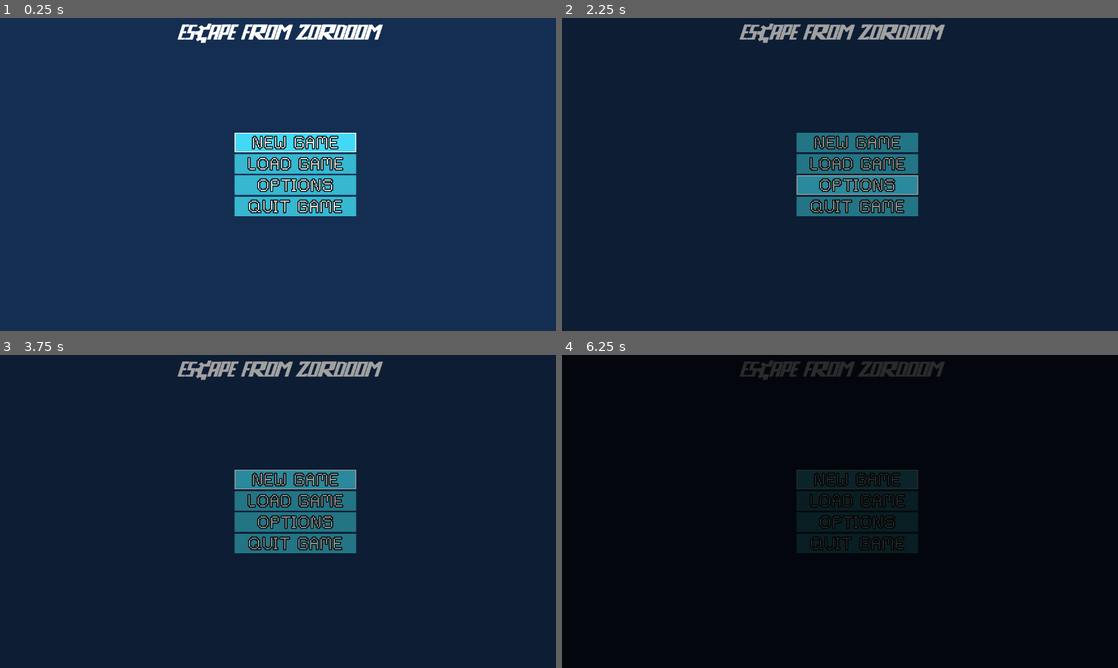
Above: before the commit, frames 1-4 (two rows, left to right).
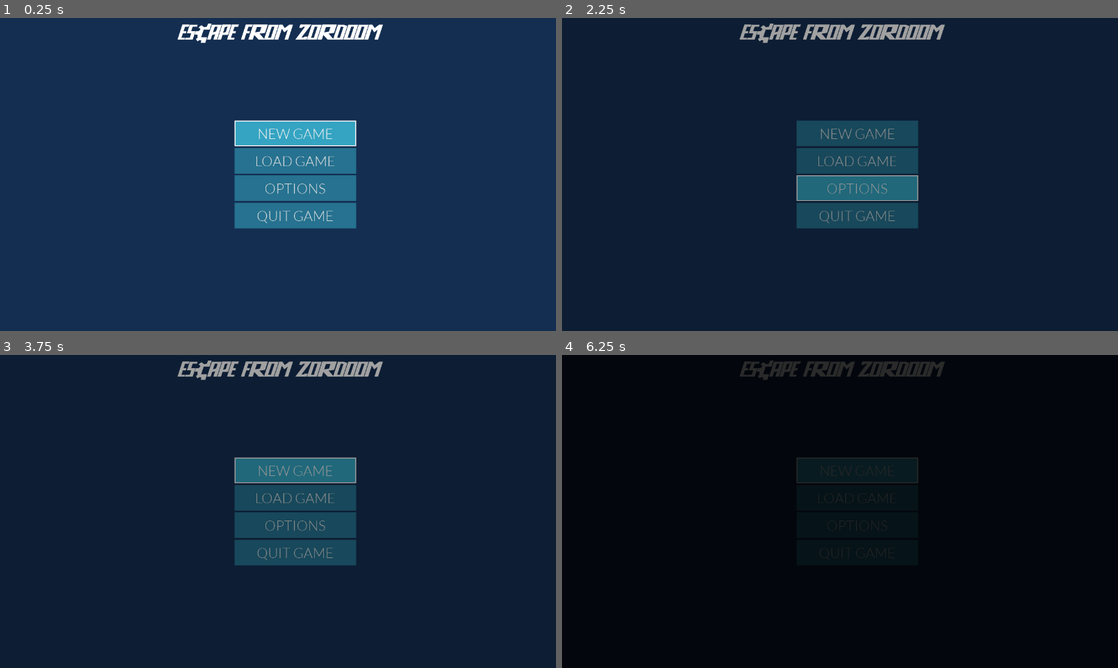
Above: after the commit, the same moments.

Repository: JoonasHeinonen/escape-from-zordoom-prison
Game: Godot game, scene res://scenes/Menu/MainMenu.tscn
Same seed, same stepped clock (60 frames per second), same inputs: the game is played once before the commit and once after it.
Inputs:
- Up to frame 1 (0.25 s): no input
- Up to frame 2 (2.25 s): click "LOAD GAME" at 0.5 s; click "Back" at 1.25 s; click "OPTIONS" at 2 s
- Up to frame 3 (3.75 s): click "Back" at 2.75 s; click "NEW GAME" at 3.5 s
- Up to frame 4 (6.25 s): click "NEW GAME" at 4.25 s; click "NEW GAME" at 5 s; tap Enter at 5.75 s

The runs differ from the first frame. In frame 1, 7.4% of the frame differs, in the area x 42-65%, y 32-68%; in frame 2, 6.8%; in frame 3, 7.1%; in frame 4, 0.9%.

Commit message:
feature/theme: Removed rainyhearts, imported Lato as the default font for the theme.

Diff:
--- /dev/null
+++ b/resources/fonts/lato-bold.tres
@@ -0,0 +1,10 @@
+[gd_resource type="DynamicFont" load_steps=2 format=2]
+
+[ext_resource path="res://resources/fonts/Lato-Bold.ttf" type="DynamicFontData" id=1]
+
+[resource]
+size = 32
+use_filter = true
+extra_spacing_top = 10
+extra_spacing_bottom = 10
+font_data = ExtResource( 1 )
--- /dev/null
+++ b/resources/fonts/lato-light.tres
@@ -0,0 +1,10 @@
+[gd_resource type="DynamicFont" load_steps=2 format=2]
+
+[ext_resource path="res://resources/fonts/Lato-Light.ttf" type="DynamicFontData" id=1]
+
+[resource]
+size = 32
+use_filter = true
+extra_spacing_top = 10
+extra_spacing_bottom = 10
+font_data = ExtResource( 1 )
--- /dev/null
+++ b/resources/fonts/lato-regular.tres
@@ -0,0 +1,10 @@
+[gd_resource type="DynamicFont" load_steps=2 format=2]
+
+[ext_resource path="res://resources/fonts/Lato-Bold.ttf" type="DynamicFontData" id=1]
+
+[resource]
+size = 32
+use_filter = true
+extra_spacing_top = 10
+extra_spacing_bottom = 10
+font_data = ExtResource( 1 )
--- a/resources/fonts/rainyhearts.tres
+++ /dev/null
@@ -1,9 +0,0 @@
-[gd_resource type="DynamicFont" load_steps=2 format=2]
-
-[ext_resource path="res://resources/fonts/rainyhearts.ttf" type="DynamicFontData" id=1]
-
-[resource]
-size = 48
-outline_size = 2
-outline_color = Color( 0, 0, 0, 1 )
-font_data = ExtResource( 1 )
--- a/scenes/Menu/LoadGame.tscn
+++ b/scenes/Menu/LoadGame.tscn
@@ -3,3 +3,13 @@
 [ext_resource path="res://scenes/Menu/MenuScene.tscn" type="PackedScene" id=1]
 
 [node name="LoadGame" instance=ExtResource( 1 )]
+
+[node name="VBoxContainer" parent="CenterContainer" index="0"]
+margin_left = 628.0
+margin_top = 348.0
+margin_right = 652.0
+margin_bottom = 371.0
+
+[node name="Button" parent="CenterContainer/VBoxContainer" index="0"]
+margin_right = 24.0
+margin_bottom = 23.0
--- a/scenes/Menu/MainMenu.tscn
+++ b/scenes/Menu/MainMenu.tscn
@@ -45,12 +45,12 @@
 alignment = 1
 
 [node name="NewGameButton" parent="VBoxContainer/CenterRow/Buttons" instance=ExtResource( 5 )]
-margin_top = 264.0
+margin_top = 236.0
 margin_right = 280.0
-margin_bottom = 309.0
+margin_bottom = 295.0
 
 [node name="LoadGameButton" parent="VBoxContainer/CenterRow/Buttons" instance=ExtResource( 2 )]
-margin_top = 313.0
+margin_top = 299.0
 margin_right = 280.0
 margin_bottom = 358.0
 scene_to_load = "res://scenes/Menu/LoadGame.tscn"
@@ -58,13 +58,13 @@
 [node name="OptionsButton" parent="VBoxContainer/CenterRow/Buttons" instance=ExtResource( 3 )]
 margin_top = 362.0
 margin_right = 280.0
-margin_bottom = 407.0
+margin_bottom = 421.0
 scene_to_load = "res://scenes/Menu/Options.tscn"
 
 [node name="QuitGameButton" parent="VBoxContainer/CenterRow/Buttons" instance=ExtResource( 4 )]
-margin_top = 411.0
+margin_top = 425.0
 margin_right = 280.0
-margin_bottom = 456.0
+margin_bottom = 484.0
 
 [node name="FadeIn" parent="." instance=ExtResource( 6 )]
 visible = false
--- a/scenes/Menu/Materials/MenuButton.tscn
+++ b/scenes/Menu/Materials/MenuButton.tscn
@@ -1,6 +1,5 @@
-[gd_scene load_steps=4 format=2]
+[gd_scene load_steps=3 format=2]
 
-[ext_resource path="res://resources/fonts/rainyhearts.tres" type="DynamicFont" id=1]
 [ext_resource path="res://src/scripts/Menu/MenuButton.gd" type="Script" id=2]
 [ext_resource path="res://src/theme/zordoom_theme.tres" type="Theme" id=3]
 
@@ -8,6 +7,5 @@
 margin_right = 1280.0
 margin_bottom = 51.0
 theme = ExtResource( 3 )
-custom_fonts/font = ExtResource( 1 )
 text = "label"
 script = ExtResource( 2 )
--- a/scenes/Menu/MenuScene.tscn
+++ b/scenes/Menu/MenuScene.tscn
@@ -1,6 +1,5 @@
-[gd_scene load_steps=4 format=2]
+[gd_scene load_steps=3 format=2]
 
-[ext_resource path="res://resources/fonts/rainyhearts.tres" type="DynamicFont" id=1]
 [ext_resource path="res://src/scripts/Menu/ReturnMainMenu.gd" type="Script" id=2]
 [ext_resource path="res://src/theme/zordoom_theme.tres" type="Theme" id=3]
 
@@ -14,16 +13,15 @@
 anchor_bottom = 1.0
 
 [node name="VBoxContainer" type="VBoxContainer" parent="CenterContainer"]
-margin_left = 595.0
-margin_top = 337.0
-margin_right = 685.0
-margin_bottom = 382.0
+margin_left = 628.0
+margin_top = 348.0
+margin_right = 652.0
+margin_bottom = 371.0
 
 [node name="Button" type="Button" parent="CenterContainer/VBoxContainer"]
-margin_right = 90.0
-margin_bottom = 45.0
+margin_right = 24.0
+margin_bottom = 23.0
 theme = ExtResource( 3 )
-custom_fonts/font = ExtResource( 1 )
 text = "Back"
 
 [connection signal="pressed" from="CenterContainer/VBoxContainer/Button" to="." method="_on_Button_pressed"]
--- a/src/theme/zordoom_theme.tres
+++ b/src/theme/zordoom_theme.tres
@@ -1,11 +1,12 @@
 [gd_resource type="Theme" load_steps=13 format=2]
 
-[ext_resource path="res://resources/fonts/rainyhearts.tres" type="DynamicFont" id=1]
+[ext_resource path="res://resources/fonts/lato-light.tres" type="DynamicFont" id=1]
 
 [sub_resource type="StyleBoxFlat" id=1]
+bg_color = Color( 0.0666667, 0.133333, 0.333333, 1 )
 
 [sub_resource type="StyleBoxFlat" id=2]
-bg_color = Color( 0.262745, 0.854902, 0.972549, 1 )
+bg_color = Color( 0.262745, 0.854902, 0.972549, 0.490196 )
 border_width_left = 2
 border_width_top = 2
 border_width_right = 2
@@ -13,13 +14,13 @@
 border_color = Color( 1, 1, 1, 1 )
 
 [sub_resource type="StyleBoxFlat" id=3]
-bg_color = Color( 0.262745, 0.854902, 0.972549, 1 )
+bg_color = Color( 0.2619, 0.851983, 0.97, 0.490196 )
 
 [sub_resource type="StyleBoxFlat" id=4]
-bg_color = Color( 0.219608, 0.721569, 0.819608, 1 )
+bg_color = Color( 0.219608, 0.721569, 0.819608, 0.490196 )
 
-[sub_resource type="StyleBoxFlat" id=5]
-bg_color = Color( 0.145098, 0.47451, 0.541176, 1 )
+[sub_resource type="StyleBoxFlat" id=13]
+bg_color = Color( 0.145098, 0.47451, 0.541176, 0.490196 )
 
 [sub_resource type="StyleBoxFlat" id=11]
 bg_color = Color( 0.290196, 0.290196, 0.290196, 0 )
@@ -30,13 +31,13 @@
 border_color = Color( 1, 1, 1, 1 )
 
 [sub_resource type="StyleBoxFlat" id=12]
-bg_color = Color( 0.145098, 0.47451, 0.541176, 1 )
+bg_color = Color( 0.145098, 0.47451, 0.541176, 0.490196 )
 
 [sub_resource type="StyleBoxFlat" id=9]
-bg_color = Color( 0.145098, 0.47451, 0.541176, 1 )
+bg_color = Color( 0.145098, 0.47451, 0.541176, 0.490196 )
 
 [sub_resource type="StyleBoxFlat" id=10]
-bg_color = Color( 0.219608, 0.721569, 0.819608, 1 )
+bg_color = Color( 0.219608, 0.721569, 0.819608, 0.490196 )
 
 [sub_resource type="StyleBoxFlat" id=7]
 bg_color = Color( 1, 1, 1, 0 )
@@ -46,7 +47,7 @@
 border_width_bottom = 2
 
 [sub_resource type="StyleBoxFlat" id=8]
-bg_color = Color( 0.145098, 0.47451, 0.541176, 1 )
+bg_color = Color( 0.145098, 0.47451, 0.541176, 0.490196 )
 
 [resource]
 default_font = ExtResource( 1 )
@@ -54,10 +55,45 @@
 Button/styles/focus = SubResource( 2 )
 Button/styles/hover = SubResource( 3 )
 Button/styles/normal = SubResource( 4 )
-Button/styles/pressed = SubResource( 5 )
+Button/styles/pressed = SubResource( 13 )
 LineEdit/styles/focus = SubResource( 11 )
 LineEdit/styles/normal = SubResource( 12 )
 TabContainer/styles/panel = SubResource( 9 )
 TabContainer/styles/tab_fg = SubResource( 10 )
+TextEdit/colors/background_color = Color( 0, 0, 0, 0 )
+TextEdit/colors/bookmark_color = Color( 0.08, 0.49, 0.98, 1 )
+TextEdit/colors/brace_mismatch_color = Color( 1, 0.2, 0.2, 1 )
+TextEdit/colors/breakpoint_color = Color( 0.8, 0.8, 0.4, 0.2 )
+TextEdit/colors/caret_background_color = Color( 0, 0, 0, 1 )
+TextEdit/colors/caret_color = Color( 0.88, 0.88, 0.88, 1 )
+TextEdit/colors/code_folding_color = Color( 0.8, 0.8, 0.8, 0.8 )
+TextEdit/colors/completion_background_color = Color( 0.17, 0.16, 0.2, 1 )
+TextEdit/colors/completion_existing_color = Color( 0.87, 0.87, 0.87, 0.13 )
+TextEdit/colors/completion_font_color = Color( 0.67, 0.67, 0.67, 1 )
+TextEdit/colors/completion_scroll_color = Color( 1, 1, 1, 1 )
+TextEdit/colors/completion_selected_color = Color( 0.26, 0.26, 0.27, 1 )
+TextEdit/colors/current_line_color = Color( 0.25, 0.25, 0.26, 0.8 )
+TextEdit/colors/executing_line_color = Color( 0.2, 0.8, 0.2, 0.4 )
+TextEdit/colors/font_color = Color( 0.88, 0.88, 0.88, 1 )
+TextEdit/colors/font_color_readonly = Color( 0.88, 0.88, 0.88, 0.5 )
+TextEdit/colors/font_color_selected = Color( 0, 0, 0, 1 )
+TextEdit/colors/function_color = Color( 0.4, 0.64, 0.81, 1 )
+TextEdit/colors/line_number_color = Color( 0.67, 0.67, 0.67, 0.4 )
+TextEdit/colors/mark_color = Color( 1, 0.4, 0.4, 0.4 )
+TextEdit/colors/member_variable_color = Color( 0.9, 0.31, 0.35, 1 )
+TextEdit/colors/number_color = Color( 0.92, 0.58, 0.2, 1 )
+TextEdit/colors/safe_line_number_color = Color( 0.67, 0.78, 0.67, 0.6 )
+TextEdit/colors/selection_color = Color( 0.49, 0.49, 0.49, 1 )
+TextEdit/colors/symbol_color = Color( 0.94, 0.94, 0.94, 1 )
+TextEdit/colors/word_highlighted_color = Color( 0.8, 0.9, 0.9, 0.15 )
+TextEdit/constants/completion_lines = 7
+TextEdit/constants/completion_max_width = 50
+TextEdit/constants/completion_scroll_width = 3
+TextEdit/constants/line_spacing = 4
+TextEdit/fonts/font = null
+TextEdit/icons/fold = null
+TextEdit/icons/folded = null
+TextEdit/icons/space = null
+TextEdit/icons/tab = null
 TextEdit/styles/focus = SubResource( 7 )
 TextEdit/styles/normal = SubResource( 8 )
Binary file added: resources/fonts/Lato-Bold.ttf
Binary file added: resources/fonts/Lato-Light.ttf
Binary file added: resources/fonts/Lato-Regular.ttf
Binary file removed: resources/fonts/rainyhearts.ttf
